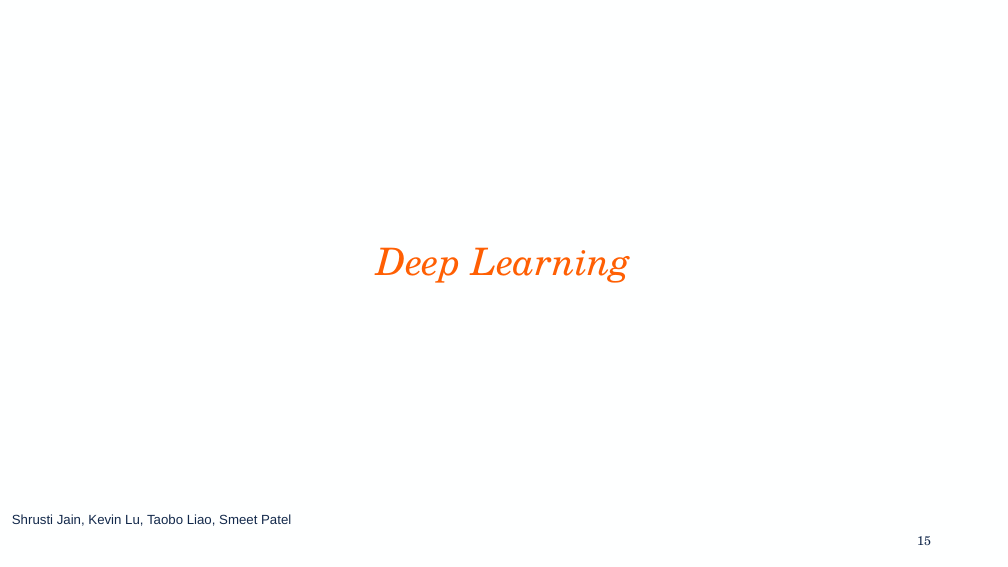
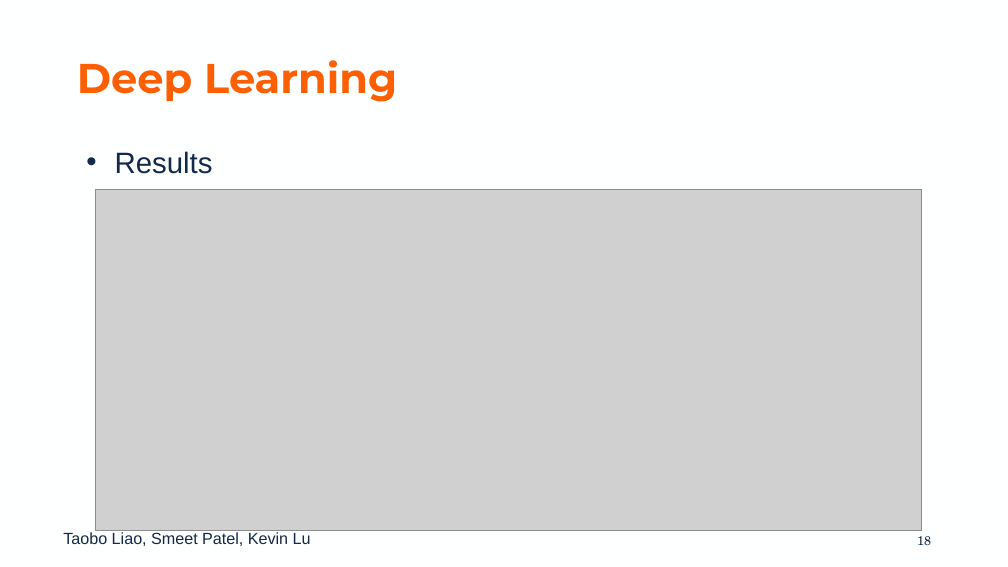
Before and after one commit to kslu2/Predicting_LA_Crimes, a slide deck: slide 18 of Project Presentation.pptx (slide 15 before the commit). Drawn at 1008x567 pixels with LibreOffice and Linux fonts; fonts in the diff are those of the drawing; grey boxes stand for pictures; background and template pictures are left out. Boxes give left, top, right and bottom in pixels: in the first picture for what was removed or moved away, otherwise in the second. Text is boxed around its words. In the diff, an @@ line names an element or a change of style, - is before the commit and + after.

```diff
--- a/Project Presentation.pptx
+++ b/Project Presentation.pptx
@@ title "Deep Learning": place and size @@
-title "Deep Learning" at (377,247,631,283)
+title "Deep Learning" at (77,60,397,102)
@@ title "Deep Learning" at (77,60,397,102): size 36 to 39.6 pt, font TeX Gyre Schola to Montserrat, bold on, italic off; alignment centre to left @@
@@ text added at (115,151,213,174), 28 pt, text #13294B @@
+• Results
@@ picture added at (95,190,922,531) @@
@@ text at (63,532,311,546): text changed; size 12.6 to 15.4 pt @@
-Shrusti Jain, Kevin Lu, Taobo Liao, Smeet Patel
+Taobo Liao, Smeet Patel, Kevin Lu
@@ page number at (917,536,931,545): text changed @@
-15
+18
```
Also in this commit, not shown: 19 other slides changed, 5 slides added, 4 slides removed, 3 other files.
